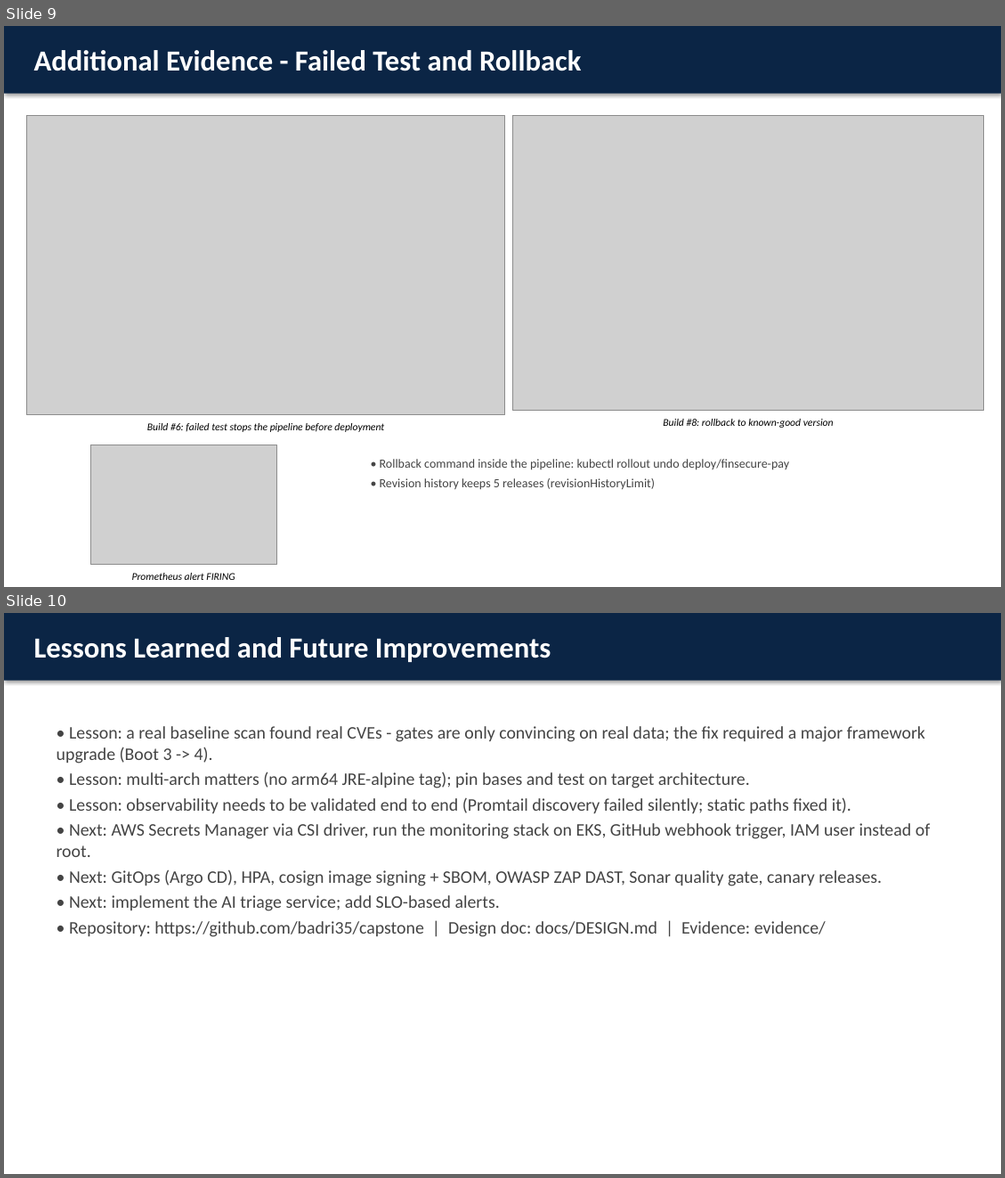
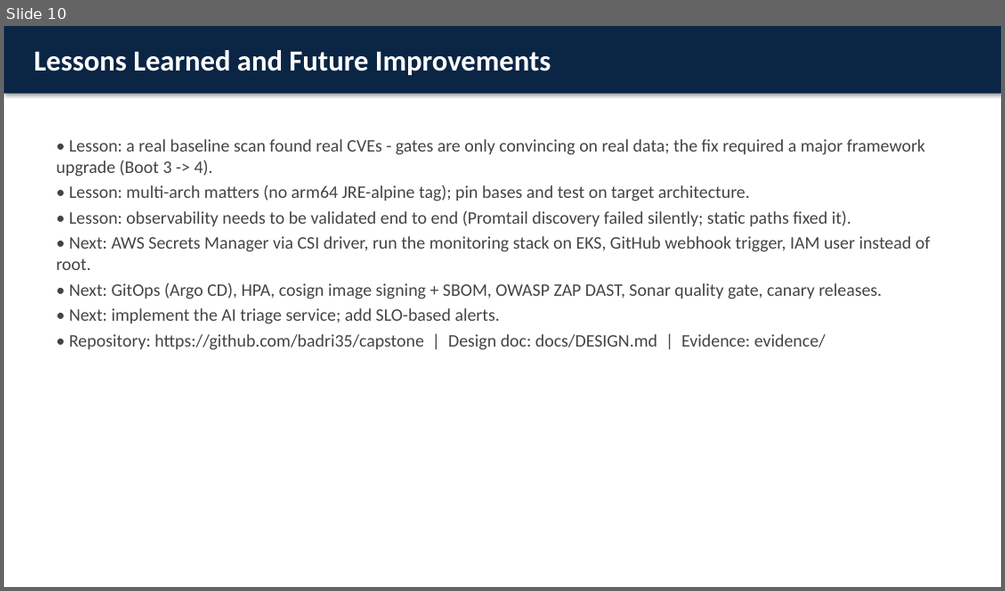
Before and after one commit to badri35/capstone, a slide deck: FinSecure-Pay-Capstone.pptx. Shown one above the other, each under a label of ours: slides 9 and 10 before the commit, slide 10 after it. The pictures are 1005x1178 and 1005x591 pixels, drawn with LibreOffice and Linux fonts; fonts in the diff are those of the drawing; grey boxes stand for pictures. Boxes give left, top, right and bottom in pixels: in the first picture for what was removed or moved away, otherwise in the second. Text is boxed around its words. In the diff, an @@ line names an element or a change of style, - is before the commit and + after.

Commit message:
docs: final deck (PPTX + PDF) with EKS evidence

```diff
--- a/FinSecure-Pay-Capstone.pptx
+++ b/FinSecure-Pay-Capstone.pptx
@@ slide 9 removed at bbox=[4, 26, 1001, 587], background #FFFFFF @@
@@ rectangle removed at bbox=[4, 26, 1001, 94] @@
-Additional Evidence - Failed Test and Rollback
@@ picture removed at bbox=[26, 116, 505, 415] @@
@@ picture removed at bbox=[512, 116, 984, 410] @@
@@ text removed at bbox=[147, 423, 384, 432] @@
-Build #6: failed test stops the pipeline before deployment
@@ text removed at bbox=[663, 418, 833, 427] @@
-Build #8: rollback to known-good version
@@ picture removed at bbox=[90, 445, 277, 564] @@
@@ text removed at bbox=[380, 459, 789, 490] @@
-• Rollback command inside the pipeline: kubectl rollout undo deploy/finsecure-pay
-• Revision history keeps 5 releases (revisionHistoryLimit)
@@ text removed at bbox=[132, 572, 235, 580] @@
-Prometheus alert FIRING
```
Also in this commit, not shown: 5 slides changed, 1 slide added, 1 other file.
